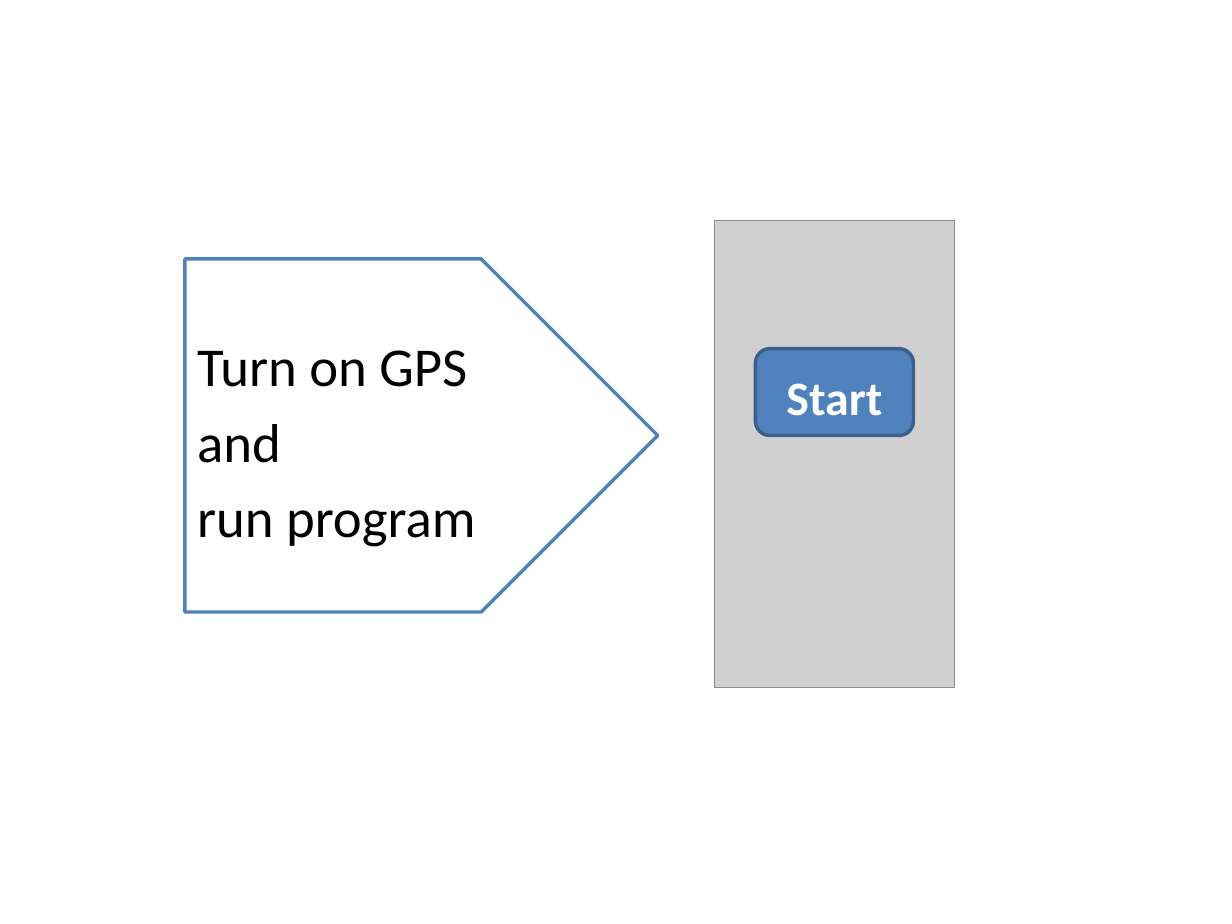
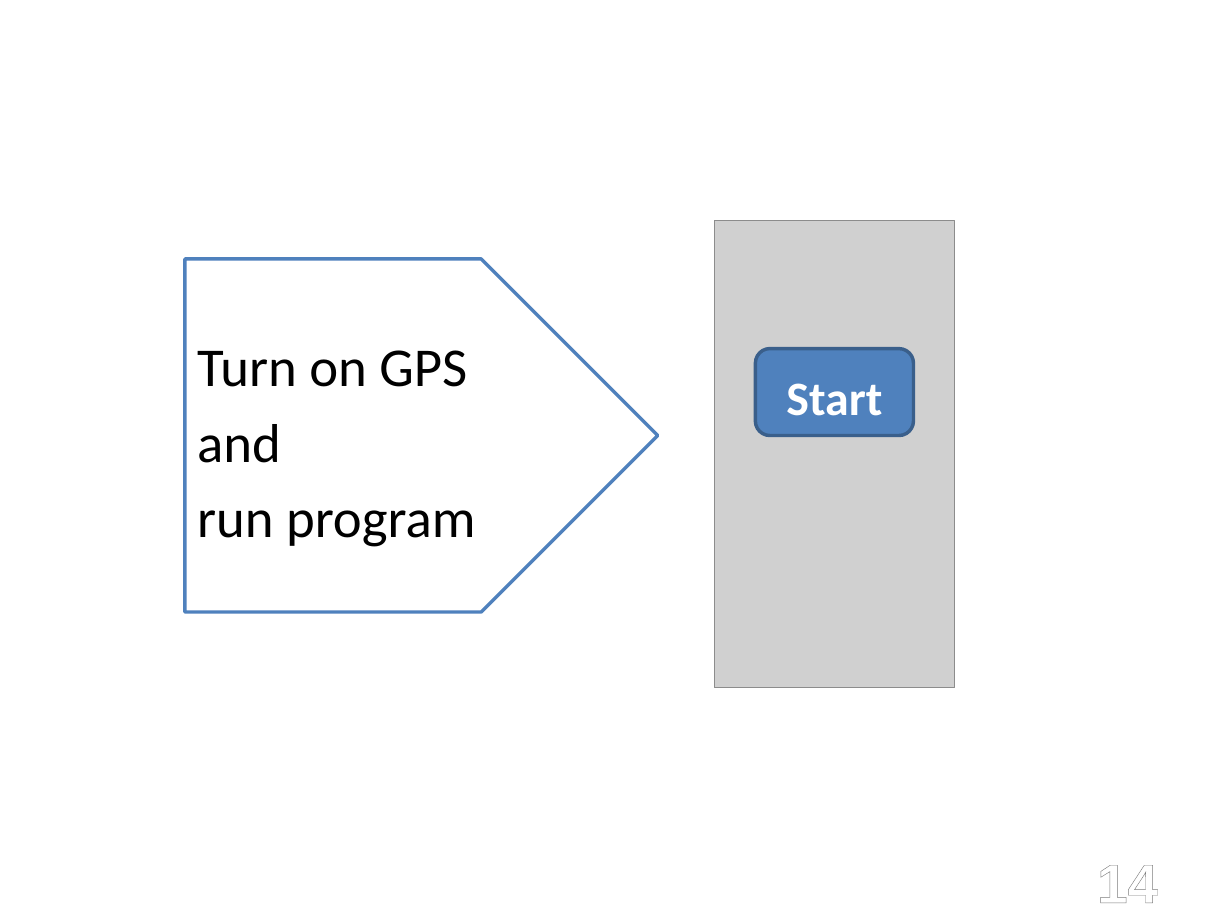
Before and after one commit to amfeelgood/Senior_Project, a slide deck: slide 14 of Doc/ProjectPresentation1.pptx (slide 12 before the commit). Drawn at 1232x924 pixels with LibreOffice and Linux fonts; fonts in the diff are those of the drawing; grey boxes stand for pictures. Boxes give left, top, right and bottom in pixels: in the first picture for what was removed or moved away, otherwise in the second. Text is boxed around its words. In the diff, an @@ line names an element or a change of style, - is before the commit and + after.

```diff
--- a/Doc/ProjectPresentation1.pptx
+++ b/Doc/ProjectPresentation1.pptx
@@ page number added at (1097,865,1158,903), 32 pt, text gradient #FFFFFF to #7F7F7F, bold @@
+14
```
Also in this commit, not shown: 15 other slides changed, 3 slides added, 1 slide removed.
